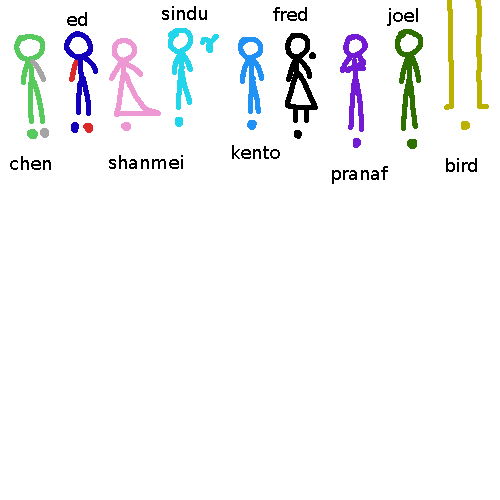
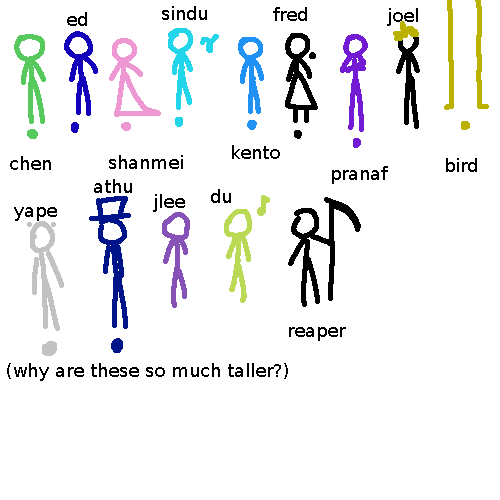
Revision of a layered (500, 500) image; what changed, layer by layer:
added layer "athu" above "yape" over [94, 179, 132, 193]
added layer "yape" above "(why are these so much taller?..." over [14, 207, 57, 221]
added layer "(why are these so much taller?..." above "jlee" over [7, 363, 288, 381]
added layer "jlee" above "du" over [153, 194, 185, 212]
added layer "du" above "reaper" over [211, 189, 231, 203]
added layer "reaper" above "Background" over [289, 327, 346, 341]
painted on "Background" over [27, 21, 423, 356]
